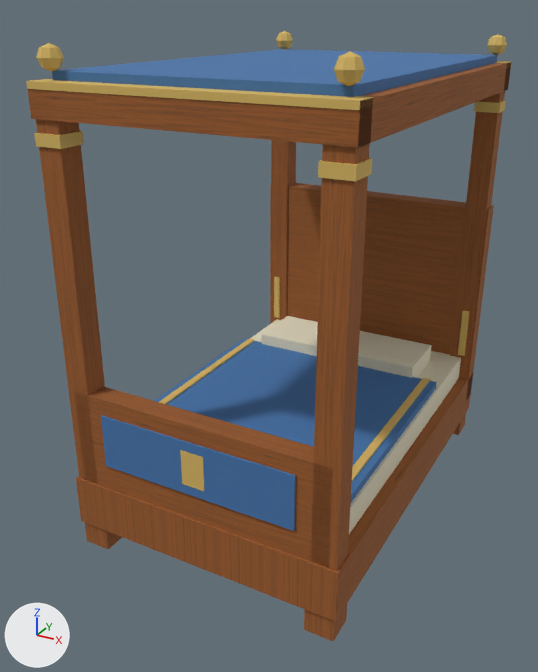
One commit to the glTF model src/game/models/castle/residential/royal-bed.glb: the scene before it, then after it.
One viewpoint serves both versions: a 50 mm camera at (1.38, -2.82, 2.13) aimed at (-0.09, -0.15, 0.8). Lighting does not change. The marker at lower left points along +X, +Y and +Z. The picture after the commit comes second. Where no turn or scale is listed for an object, it has been applied to the vertices.

In view in the first picture: 'Bed frame', 'Blanket', 'Canopy end rail', 'Canopy side rail.001', 'Carved royal bed post', 'Carved royal bed post.002', 'Carved royal bed post.003', 'Footboard blue inset', 'Gold woven blanket border', 'Gold woven blanket border.001', 'Golden canopy trim', 'Headboard', 'Mattress', 'Pillow', 'Raised footboard', 'Royal blue canopy' and 16 more.
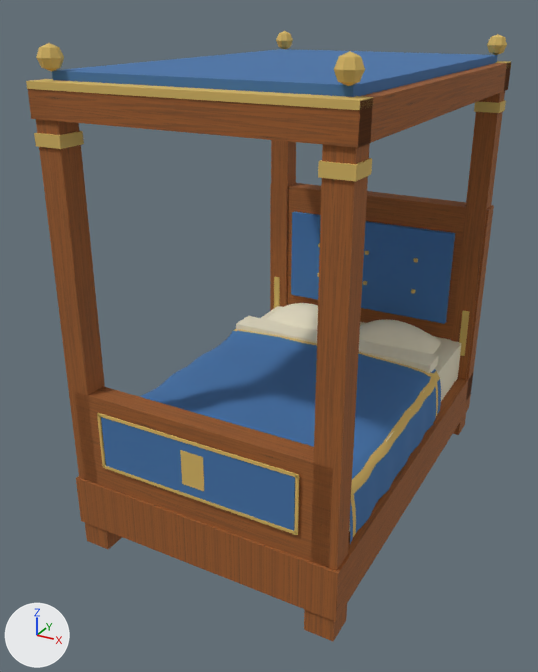
Commit message: Refine royal bed bedding and upholstery

Not visible in the pictures: 'Headboard upholstery button', 'Headboard upholstery button.001'.

What differs and where, as boxes (x1, y1, x2, y2) in the pictures (538 x 672 px):
'Draped royal coverlet', added
    after: (140, 329, 441, 544)
'Blanket', deleted (blue)
    before: (154, 339, 437, 502)
'Royal blue padded headboard', added (blue)
    after: (291, 211, 455, 324)
'Pillow', deleted
    before: (261, 316, 432, 378)
'Mattress', deleted (mostly hidden)
    before: (250, 319, 461, 534)
'Folded linen turn-down', added (pale yellow)
    after: (236, 316, 438, 373)
'Plump tailored linen pillow.001', added (pale yellow)
    after: (359, 319, 442, 354)
'Upholstered linen mattress', added (mostly hidden)
    after: (261, 306, 461, 532)
'Gold woven blanket border.001', deleted
    before: (352, 378, 430, 481)
'Plump tailored linen pillow', added (pale yellow)
    after: (267, 303, 318, 330)
'Footboard inlay edge.003', added
    after: (97, 413, 299, 478)
'Gold woven blanket border', deleted
    before: (159, 339, 254, 404)
'Footboard inlay edge.002', added
    after: (103, 465, 298, 535)
'Footboard inlay edge.001', added
    after: (294, 476, 299, 534)
'Footboard inlay edge', added
    after: (97, 415, 106, 467)
'Headboard upholstery button.005', added
    after: (414, 258, 418, 263)
'Headboard upholstery button.002', added
    after: (363, 281, 367, 285)
'Headboard upholstery button.004', added
    after: (411, 289, 415, 294)
'Headboard upholstery button.003', added
    after: (365, 251, 369, 255)
'Headboard', unchanged, covered by the edit
    both: (270, 183, 494, 401)

What changed in the scene script:
```text
Remove ob_blanket:
    ob_blanket = bpy.data.objects.new('Blanket', me_cube_007)
Remove ob_gold_woven_blanket_border:
    ob_gold_woven_blanket_border = bpy.data.objects.new('Gold woven blanket border', me_cube_034)
Remove ob_gold_woven_blanket_border_001:
    ob_gold_woven_blanket_border_001 = bpy.data.objects.new('Gold woven blanket border.001', me_cube_035)
Remove ob_mattress:
    ob_mattress = bpy.data.objects.new('Mattress', me_cube_006)
Remove ob_pillow:
    ob_pillow = bpy.data.objects.new('Pillow', me_cube_009)
Add ob_upholstered_linen_mattress:
    ob_upholstered_linen_mattress = bpy.data.objects.new('Upholstered linen mattress', me_cube_039)  # a box spanning x -0.54..0.54, y -0.82..0.82, z -0.12..0.12; in mat_linen (pale yellow #eae2c7)
    ob_upholstered_linen_mattress.location = (0.0, 0.0, 0.421)
Add ob_royal_blue_padded_headboard:
    ob_royal_blue_padded_headboard = bpy.data.objects.new('Royal blue padded headboard', me_cube_041)  # a box spanning x -0.45..0.45, y -0.015..0.015, z -0.24..0.24; in mat_royal_blue (blue #4273aa)
    ob_royal_blue_padded_headboard.location = (0.0, 0.788, 0.87)
Add ob_plump_tailored_linen_pillow_001:
    ob_plump_tailored_linen_pillow_001 = bpy.data.objects.new('Plump tailored linen pillow.001', me_filled_pillow_cloth_001)  # 514 vertices, 1024 faces; spans x 0.02..0.47, y 0.375..0.725, z 0.533..0.678; in mat_linen (pale yellow #eae2c7)
    ob_plump_tailored_linen_pillow_001.location = (0.0, 0.0, 0.0)
Add ob_plump_tailored_linen_pillow:
    ob_plump_tailored_linen_pillow = bpy.data.objects.new('Plump tailored linen pillow', me_filled_pillow_cloth)  # 514 vertices, 1024 faces; spans x -0.47..-0.02, y 0.375..0.725, z 0.533..0.678; in mat_linen (pale yellow #eae2c7)
    ob_plump_tailored_linen_pillow.location = (0.0, 0.0, 0.0)
Add ob_headboard_upholstery_button_005:
    ob_headboard_upholstery_button_005 = bpy.data.objects.new('Headboard upholstery button.005', me_cube_047)  # a box spanning x -0.009..0.009, y -0.007..0.007, z -0.009..0.009; in mat_woven_antique_gold (yellow #d6b561)
    ob_headboard_upholstery_button_005.location = (0.27, 0.765, 0.95)
Add ob_headboard_upholstery_button_004:
    ob_headboard_upholstery_button_004 = bpy.data.objects.new('Headboard upholstery button.004', me_cube_047.copy())
    ob_headboard_upholstery_button_004.location = (0.27, 0.765, 0.78)
Add ob_headboard_upholstery_button_003:
    ob_headboard_upholstery_button_003 = bpy.data.objects.new('Headboard upholstery button.003', me_cube_047.copy())
    ob_headboard_upholstery_button_003.location = (0.0, 0.765, 0.95)
Add ob_headboard_upholstery_button_002:
    ob_headboard_upholstery_button_002 = bpy.data.objects.new('Headboard upholstery button.002', me_cube_047.copy())
    ob_headboard_upholstery_button_002.location = (0.0, 0.765, 0.78)
Add ob_headboard_upholstery_button_001:
    ob_headboard_upholstery_button_001 = bpy.data.objects.new('Headboard upholstery button.001', me_cube_047.copy())
    ob_headboard_upholstery_button_001.location = (-0.27, 0.765, 0.95)
Add ob_headboard_upholstery_button:
    ob_headboard_upholstery_button = bpy.data.objects.new('Headboard upholstery button', me_cube_047.copy())
    ob_headboard_upholstery_button.location = (-0.27, 0.765, 0.78)
Add ob_footboard_inlay_edge_003:
    ob_footboard_inlay_edge_003 = bpy.data.objects.new('Footboard inlay edge.003', me_cube_051)  # a box spanning x -0.44..0.44, y -0.003..0.003, z -0.006..0.006; in mat_woven_antique_gold (yellow #d6b561)
    ob_footboard_inlay_edge_003.location = (0.0, -0.899, 0.68)
Add ob_footboard_inlay_edge_002:
    ob_footboard_inlay_edge_002 = bpy.data.objects.new('Footboard inlay edge.002', me_cube_051.copy())
    ob_footboard_inlay_edge_002.location = (0.0, -0.899, 0.44)
Add ob_footboard_inlay_edge_001:
    ob_footboard_inlay_edge_001 = bpy.data.objects.new('Footboard inlay edge.001', me_cube_049)  # a box spanning x -0.006..0.006, y -0.003..0.003, z -0.12..0.12; in mat_woven_antique_gold (yellow #d6b561)
    ob_footboard_inlay_edge_001.location = (0.435, -0.899, 0.56)
Add ob_footboard_inlay_edge:
    ob_footboard_inlay_edge = bpy.data.objects.new('Footboard inlay edge', me_cube_049.copy())
    ob_footboard_inlay_edge.location = (-0.435, -0.899, 0.56)
Add ob_folded_linen_turn_down:
    ob_folded_linen_turn_down = bpy.data.objects.new('Folded linen turn-down', me_cube_040)  # a box spanning x -0.528..0.528, y -0.065..0.065, z -0.024..0.024; in mat_linen (pale yellow #eae2c7)
    ob_folded_linen_turn_down.location = (0.0, 0.355, 0.586)
Add ob_draped_royal_coverlet:
    ob_draped_royal_coverlet = bpy.data.objects.new('Draped royal coverlet', me_tailored_quilt_folds)  # 735 vertices, 1360 faces; spans x -0.583..0.583, y -0.75..0.37, z 0.333..0.607; in mat_royal_blue (blue #4273aa), mat_woven_antique_gold (yellow #d6b561)
    ob_draped_royal_coverlet.location = (0.0, 0.0, 0.0)
```
